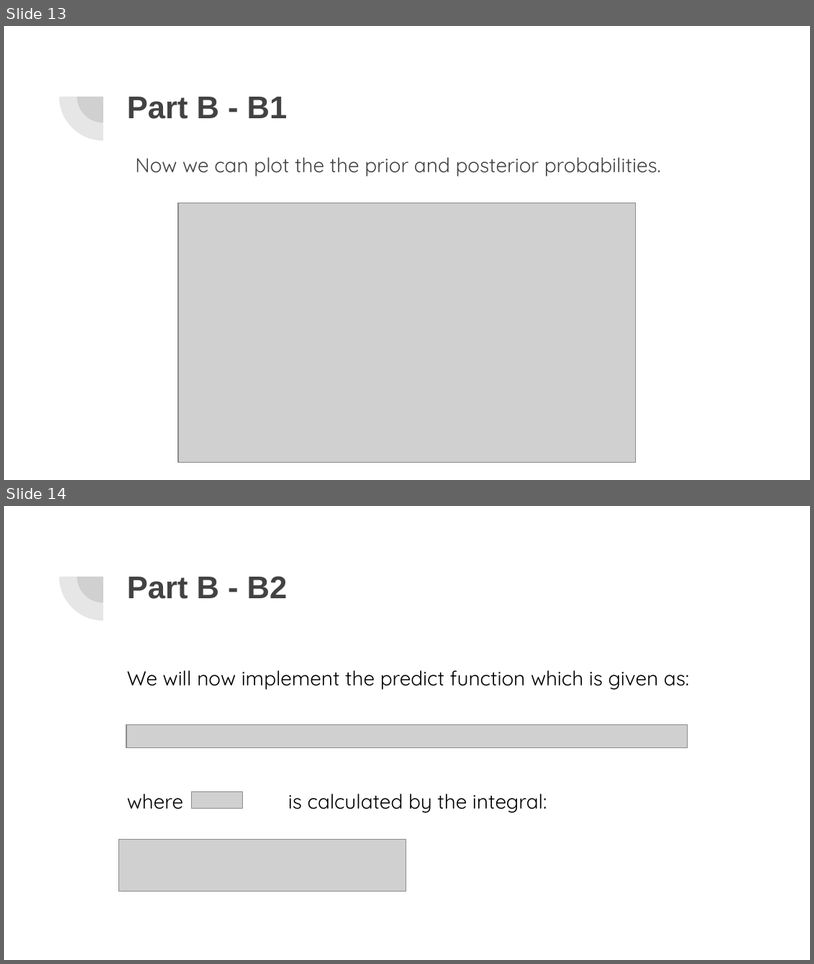
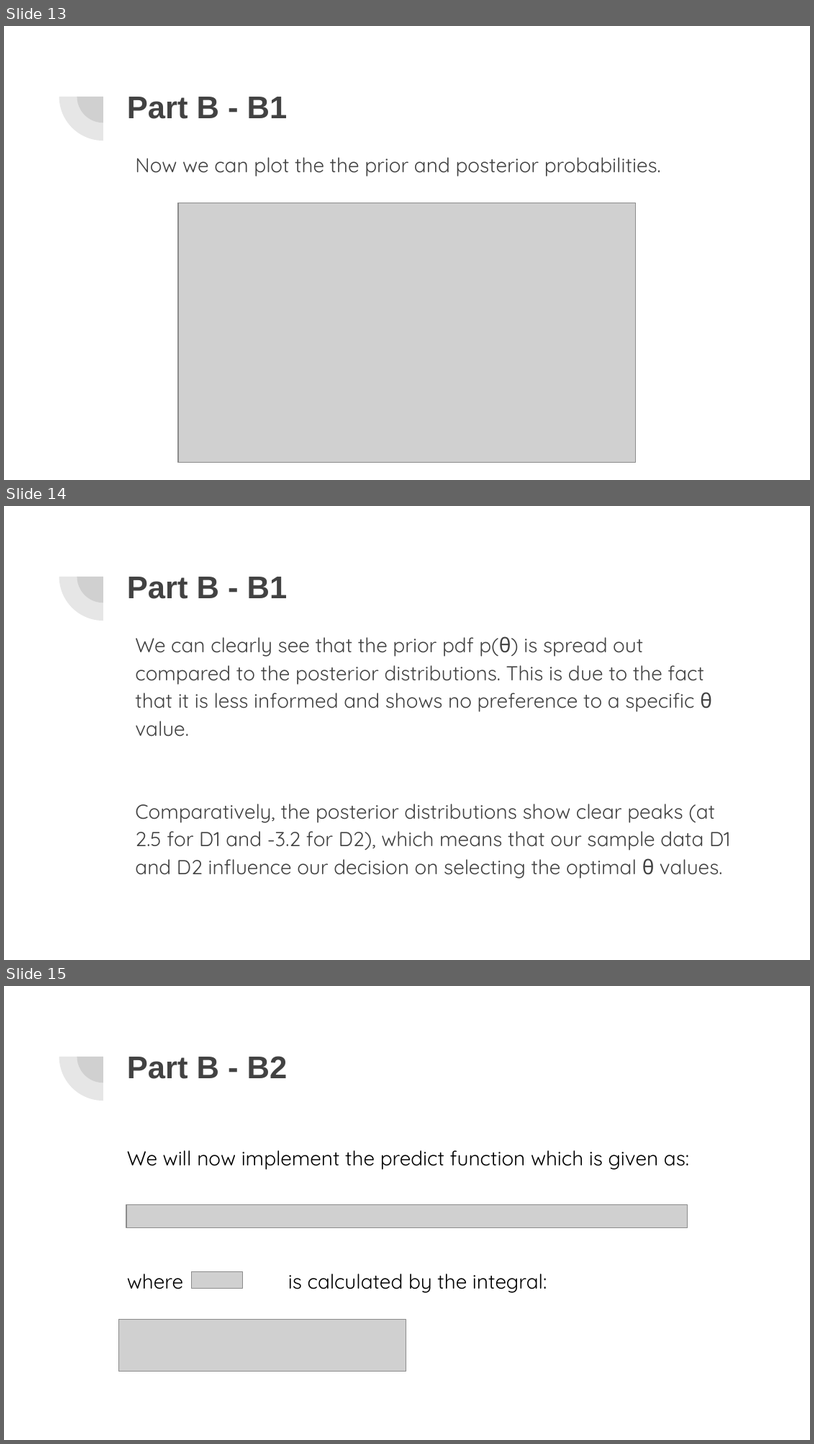
Before and after one commit to NontasBak/PR-Machine-Learning, a slide deck: Team40.pptx. Shown one above the other, each under a label of ours: slides 13 and 14 before the commit, slides 13, 14 and 15 after it. The pictures are 814x964 and 814x1444 pixels, drawn with LibreOffice and Linux fonts; fonts in the diff are those of the drawing; grey boxes stand for pictures. Boxes give left, top, right and bottom in pixels: in the first picture for what was removed or moved away, otherwise in the second. Text is boxed around its words. In the diff, an @@ line names an element or a change of style, - is before the commit and + after.

Commit message:
Update gamma influence and presentation

```diff
--- a/Team40.pptx
+++ b/Team40.pptx
@@ slide 14 added at box(4, 506, 810, 960), background #FFFFFF; not listed: 2 template elements that a slide beside it also shows @@
@@ title added at box(127, 577, 288, 599), 28 pt, text #424242, bold @@
+Part B - B1
@@ text added at box(135, 636, 730, 878), 18 pt, text #424242 @@
+We can clearly see that the prior pdf p(θ) is spread out compared to the posterior distributions. This is due to the fact that it is less informed and shows no preference to a specific θ value.
+Comparatively, the posterior distributions show clear peaks (at 2.5 for D1 and -3.2 for D2), which means that our sample data D1 and D2 influence our decision on selecting the optimal θ values.
@@ what was slide 14 is now slide 15 @@
```
Also in this commit, not shown: 2 slides changed, 2 other slides added, 1 slide removed, 2 other files.
